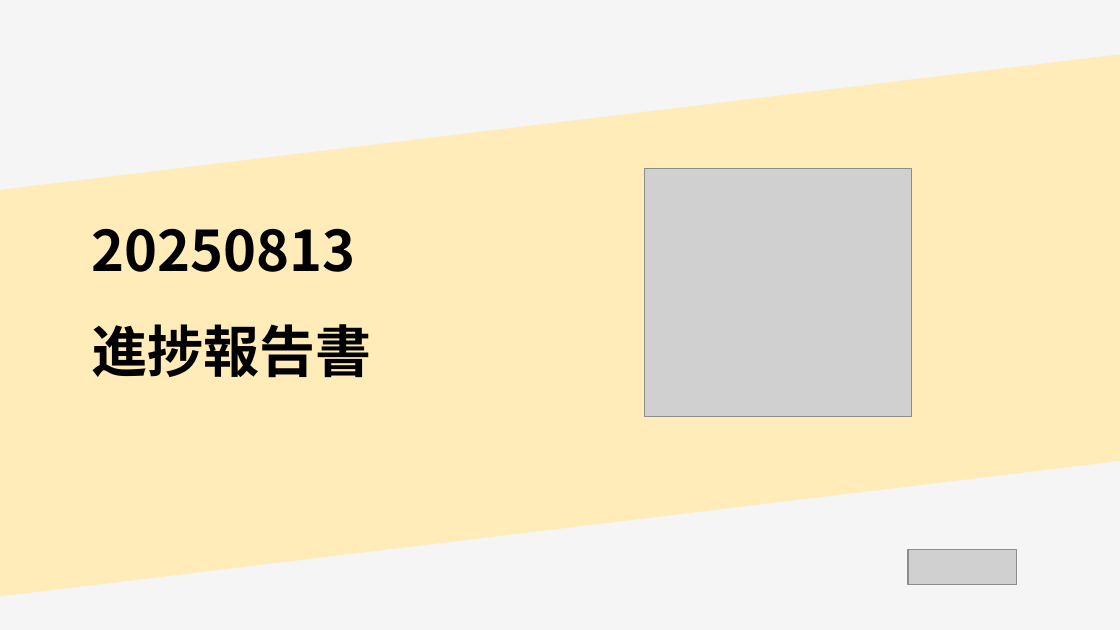
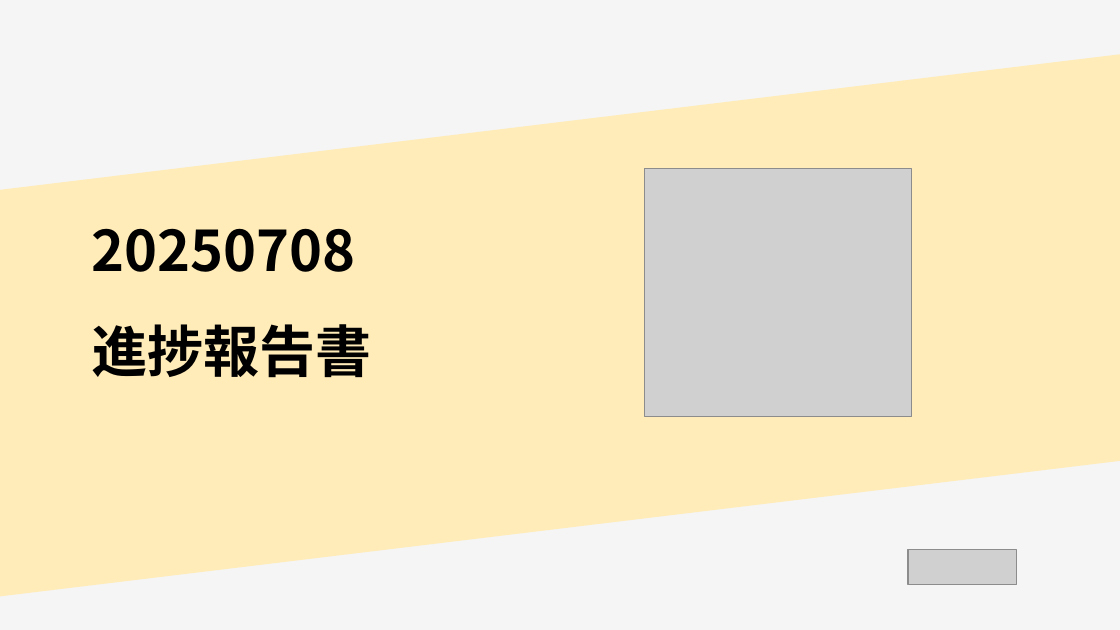
Before and after one commit to anhnvVNU/slide_maker, a slide deck: slide 1 of output/final_presentation.pptx. Drawn at 1120x630 pixels with LibreOffice and Linux fonts; fonts in the diff are those of the drawing; grey boxes stand for pictures. Boxes give left, top, right and bottom in pixels: in the first picture for what was removed or moved away, otherwise in the second. Text is boxed around its words. In the diff, an @@ line names an element or a change of style, - is before the commit and + after.

```diff
--- a/output/final_presentation.pptx
+++ b/output/final_presentation.pptx
@@ text at bbox=[91, 228, 371, 378]: text changed @@
-20250813
-進捗報告書
+20250708
+進捗報告書
```
Also in this commit, not shown: 7 other slides changed, 15 slides added, 20 other files.
